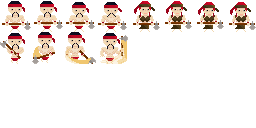
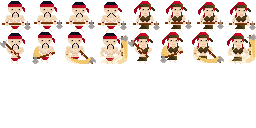
Layer changes from the first 256×128 image to the second:
painted on "Arms" over [126, 34, 256, 63]
painted on "Torso" over [132, 32, 248, 64]
